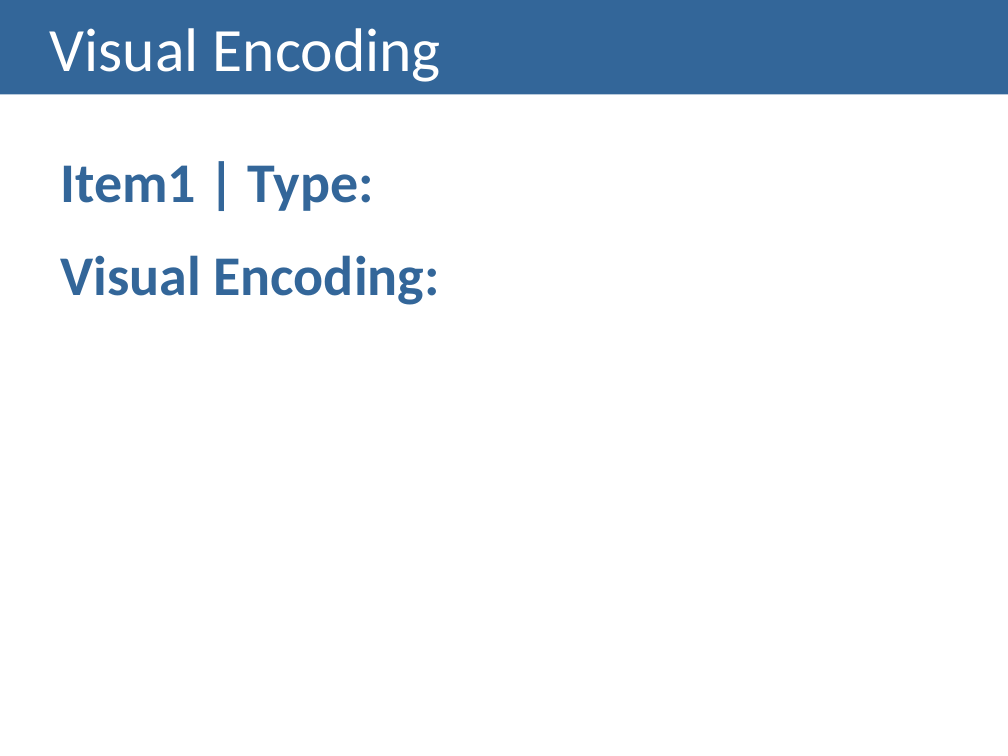
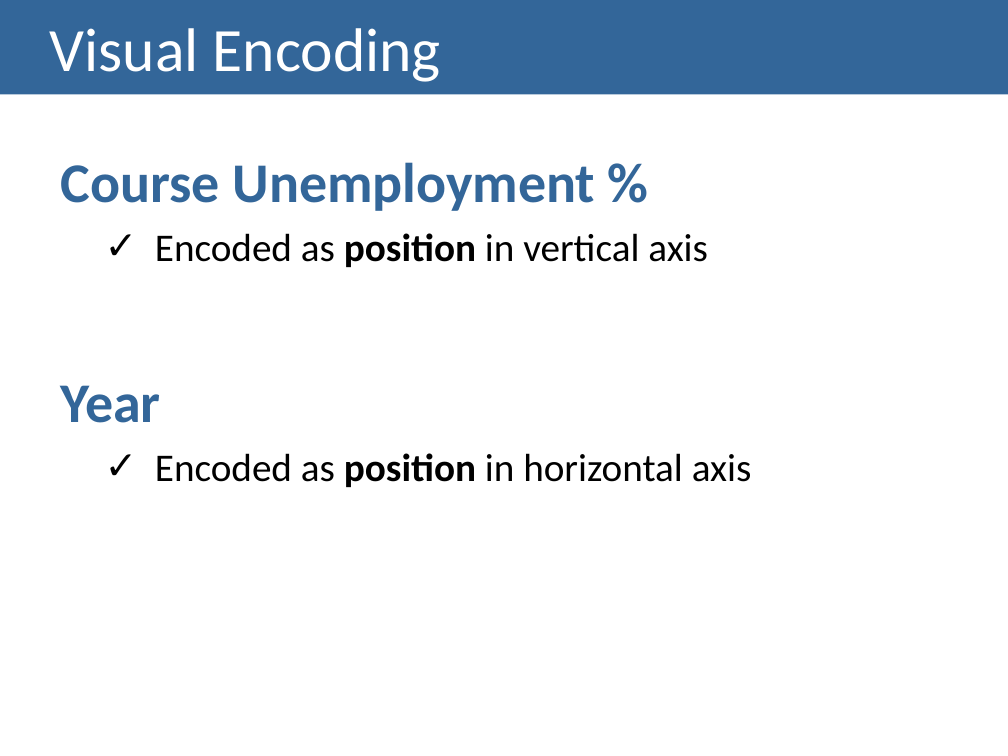
Before and after one commit to Strabox/Higher-Education-Unemployment-Portugal, a slide deck: slide 3 of III-Checkpoint/III-Checkpoint Presentation.pptx. Drawn at 1008x756 pixels with LibreOffice and Linux fonts; fonts in the diff are those of the drawing. Boxes give left, top, right and bottom in pixels: in the first picture for what was removed or moved away, otherwise in the second. Text is boxed around its words. In the diff, an @@ line names an element or a change of style, - is before the commit and + after.

```diff
--- a/III-Checkpoint/III-Checkpoint Presentation.pptx
+++ b/III-Checkpoint/III-Checkpoint Presentation.pptx
@@ text at [60, 162, 752, 487]: text changed; size 40 to 28 pt; text colour #336699 to #000000; bold off @@
-Item1 | Type:
-Visual Encoding:
+Course Unemployment %
+  ✓ Encoded as position in vertical axis
+Year
+  ✓ Encoded as position in horizontal axis
```
Also in this commit, not shown: 5 slides added, 3 slides removed.
